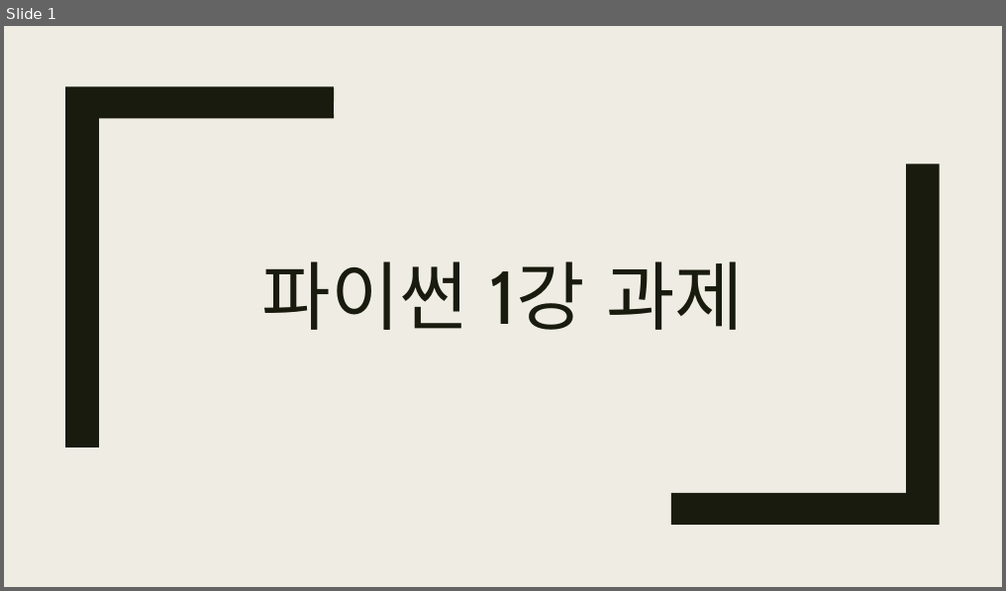
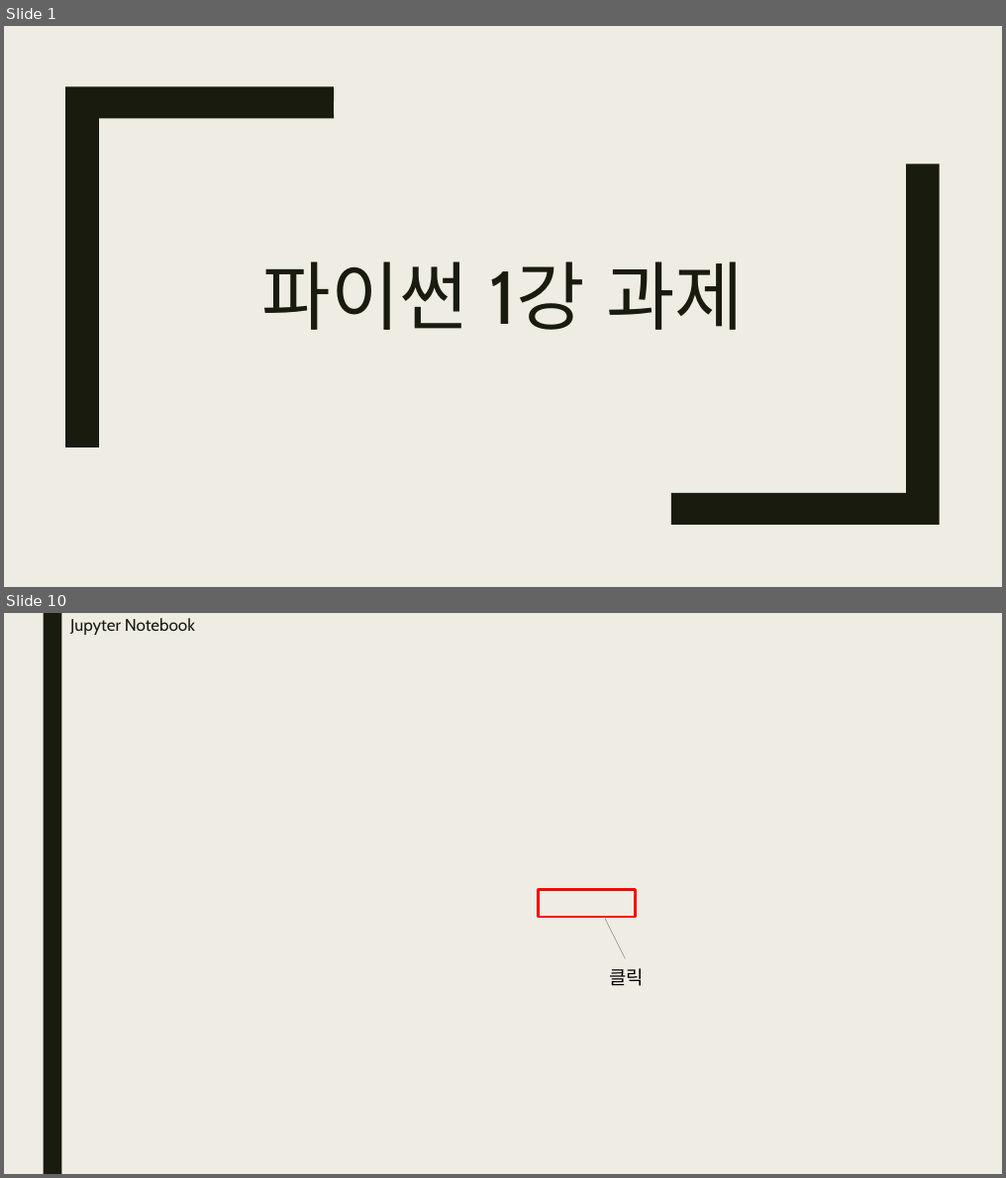
Before and after one commit to bino0130/politec-python, a slide deck: 파이썬 과제/1강/파이썬 1강 과제 남정현.pptx. Shown one above the other, each under a label of ours: slide 1 before the commit, slides 1 and 10 after it; the slides between them are not shown. The pictures are 1006x591 and 1006x1178 pixels, drawn with LibreOffice and Linux fonts; fonts in the diff are those of the drawing; background and template pictures are left out. Boxes give left, top, right and bottom in pixels: in the first picture for what was removed or moved away, otherwise in the second. Text is boxed around its words. In the diff, an @@ line names an element or a change of style, - is before the commit and + after.

```diff
--- a/파이썬 과제/1강/파이썬 1강 과제 남정현.pptx
+++ b/파이썬 과제/1강/파이썬 1강 과제 남정현.pptx
@@ slide 10 added at bbox=[4, 613, 1002, 1174], background picture (left out) @@
@@ rectangle added at bbox=[43, 613, 61, 1174], fill #191B0E @@
@@ title added at bbox=[70, 618, 195, 635], 16.2 pt, text #191B0E @@
+Jupyter Notebook
@@ rectangle added at bbox=[538, 889, 635, 917], outline #FF0000 2.75 pt @@
@@ line added from (604, 917) to (626, 959), #8C8D86 0.5 pt @@
@@ text added at bbox=[610, 968, 645, 986], 18 pt, text #000000 @@
+클릭
```
Also in this commit, not shown: 8 slides changed, 5 other slides added.
